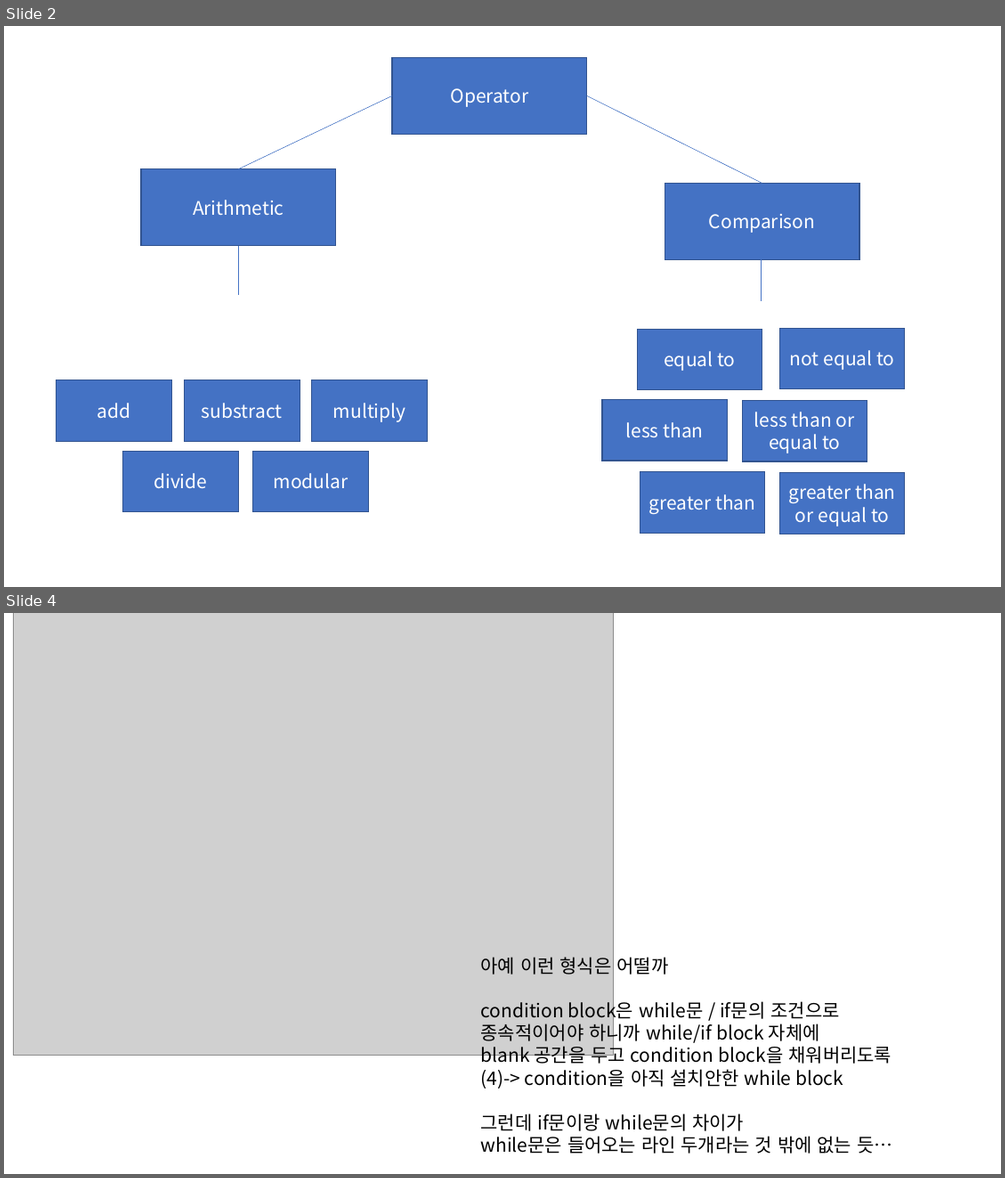
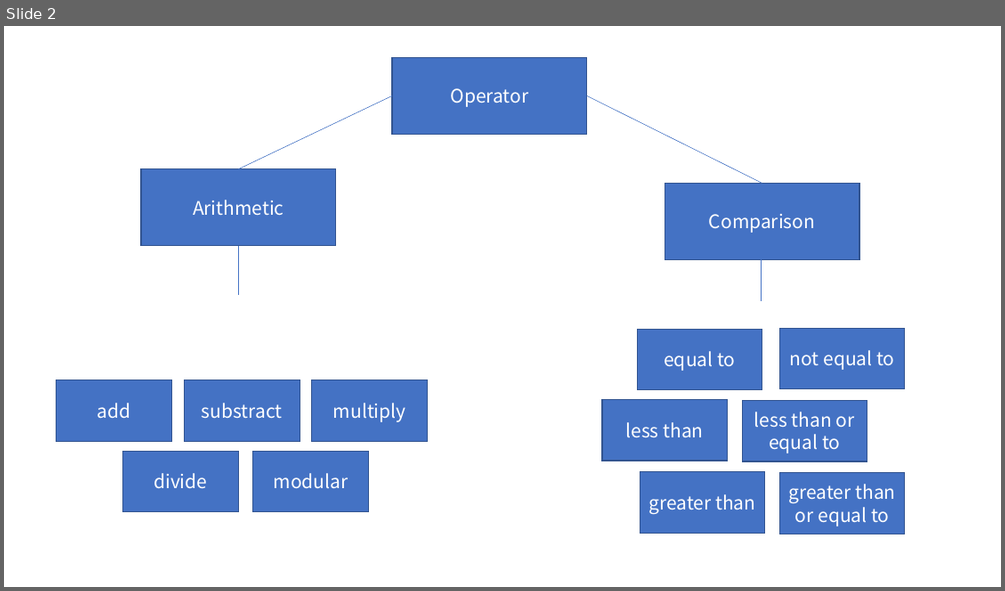
Before and after one commit to CAUnity/VRgorithm_Capstone_2201, a slide deck: documents/hierachy.pptx. Shown one above the other, each under a label of ours: slides 2 and 4 before the commit, slide 2 after it; the slides between them are not shown. The pictures are 1005x1178 and 1005x591 pixels, drawn with LibreOffice and Linux fonts; fonts in the diff are those of the drawing; grey boxes stand for pictures. Boxes give left, top, right and bottom in pixels: in the first picture for what was removed or moved away, otherwise in the second. Text is boxed around its words. In the diff, an @@ line names an element or a change of style, - is before the commit and + after.

```diff
--- a/documents/hierachy.pptx
+++ b/documents/hierachy.pptx
@@ slide 4 removed at (4, 613, 1001, 1174), background #FFFFFF @@
@@ picture removed at (13, 613, 614, 1055) @@
@@ text removed at (481, 957, 892, 1153) @@
-아예 이런 형식은 어떨까
-condition block은 while문 / if문의 조건으로
-종속적이어야 하니까 while/if block 자체에
-blank 공간을 두고 condition block을 채워버리도록
-(4)-> condition을 아직 설치안한 while block
-그런데 if문이랑 while문의 차이가
-while문은 들어오는 라인 두개라는 것 밖에 없는 듯…
```
Also in this commit, not shown: 1 slide changed, 1 slide added.
